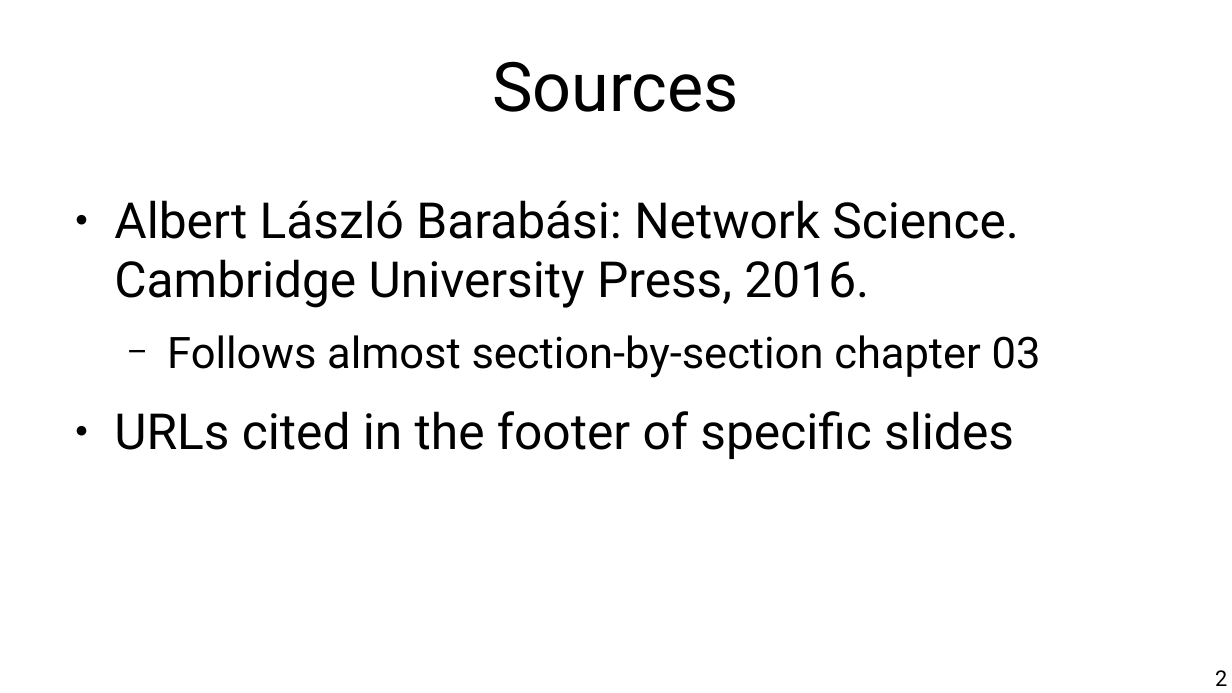
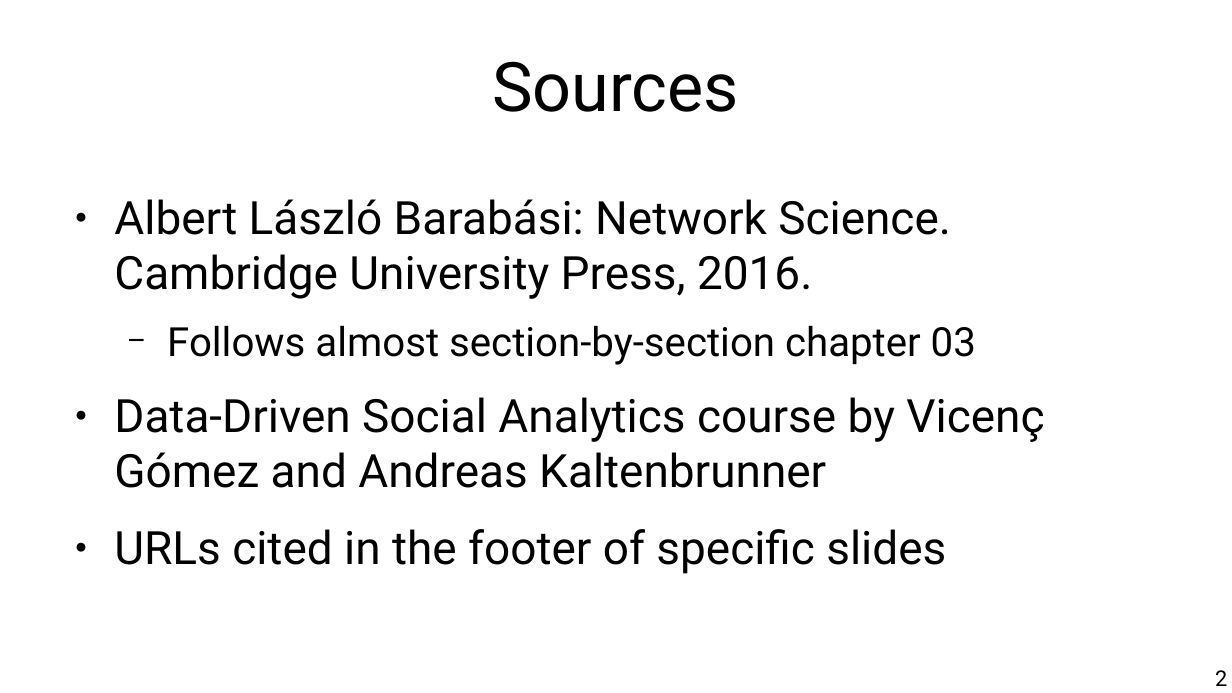
Before and after one commit to chatox/networks-science-course, a slide deck: slide 2 of theory/tt03_random_networks.odp. Drawn at 1232x693 pixels with LibreOffice and Linux fonts; fonts in the diff are those of the drawing. Boxes give left, top, right and bottom in pixels: in the first picture for what was removed or moved away, otherwise in the second. Text is boxed around its words. In the diff, an @@ line names an element or a change of style, - is before the commit and + after.

```diff
--- a/theory/tt03_random_networks.odp
+++ b/theory/tt03_random_networks.odp
@@ text at (x1=114, y1=199, x2=976, y2=574): size 32 to 29.6 pt in "Albert László Barabási: Network Science. Cambridge Universit ...", "URLs cited in the footer of specific ..."; size 28 to 25.9 pt in "Follows almost section-by-section chapter 03" @@
@@ text at (x1=114, y1=397, x2=1044, y2=488): paragraph added @@
+● Data-Driven Social Analytics course by Vicenç Gómez and Andreas Kaltenbrunner
```
Also in this commit, not shown: 8 other slides changed, 6 slides added.
